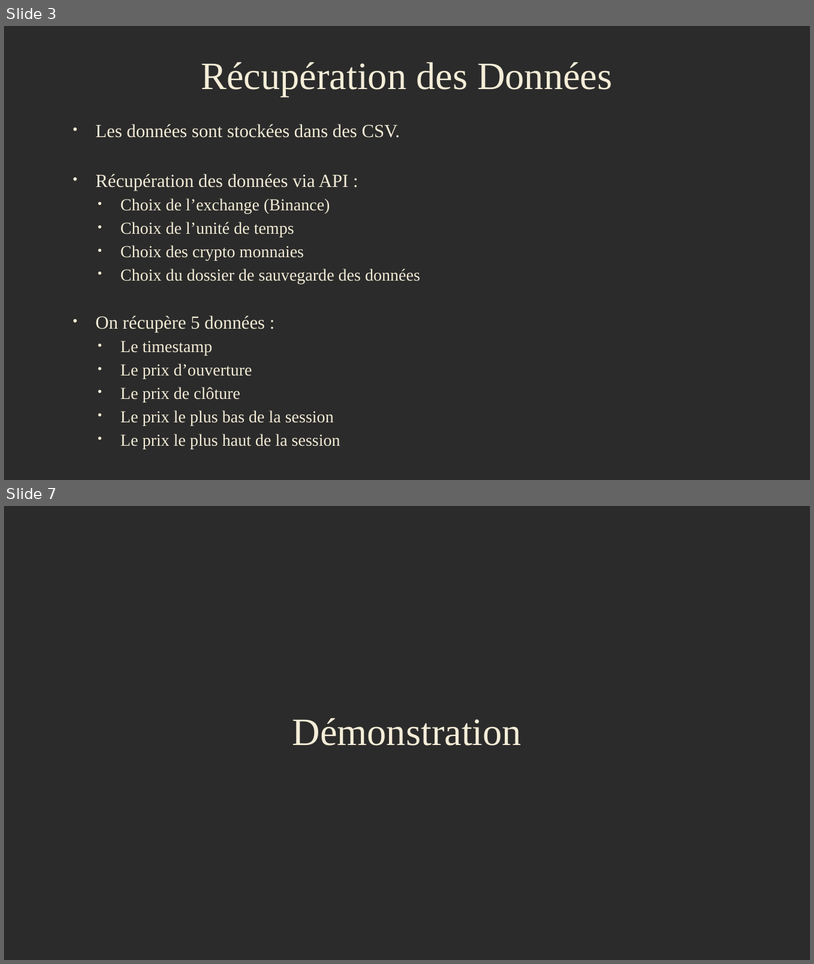
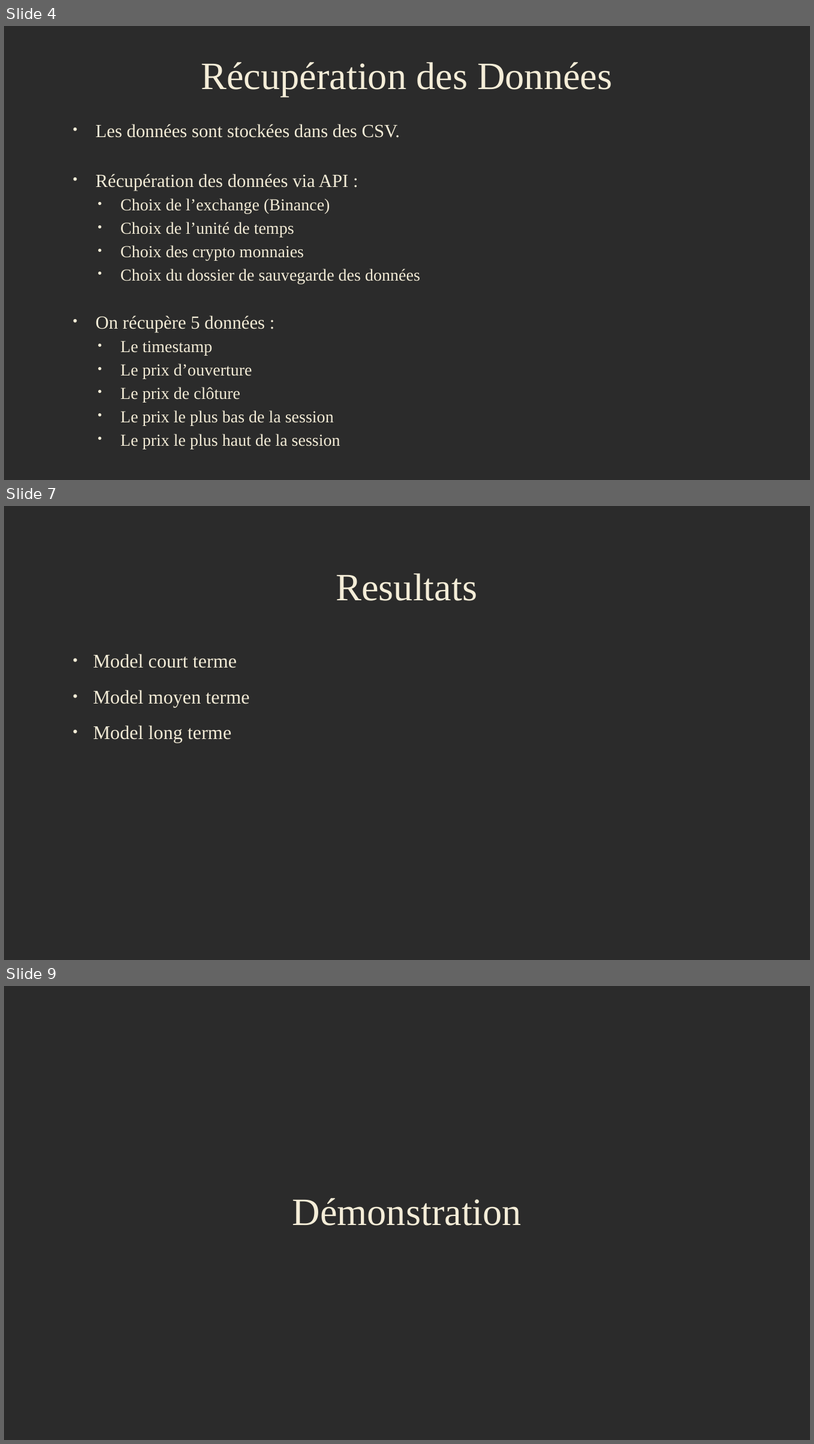
Before and after one commit to Yann-Fournier/MoneyTime, a slide deck: Presentation.odp. Shown one above the other, each under a label of ours: slides 3 and 7 before the commit, slides 4, 7 and 9 after it; the slides between them are not shown. The pictures are 814x964 and 814x1444 pixels, drawn with LibreOffice and Linux fonts; fonts in the diff are those of the drawing; background and template pictures are left out; a plain dark background stands for a picture behind light text. Boxes give left, top, right and bottom in pixels: in the first picture for what was removed or moved away, otherwise in the second. Text is boxed around its words. In the diff, an @@ line names an element or a change of style, - is before the commit and + after.

```diff
--- a/Presentation.odp
+++ b/Presentation.odp
@@ slide 7 added at (x1=4, y1=506, x2=810, y2=960), background picture (left out) @@
@@ title added at (x1=336, y1=573, x2=477, y2=601), 46 pt, text #F4EDD8 @@
+Resultats
@@ text added at (x1=93, y1=654, x2=249, y2=743), 23 pt, text #F4EDD8 @@
+• Model court terme
+• Model moyen terme
+• Model long terme
@@ what was slide 3 is now slide 4 @@
@@ what was slide 7 is now slide 9 @@
```
Also in this commit, not shown: 1 slide changed, 4 other slides added, 3 slides removed.
